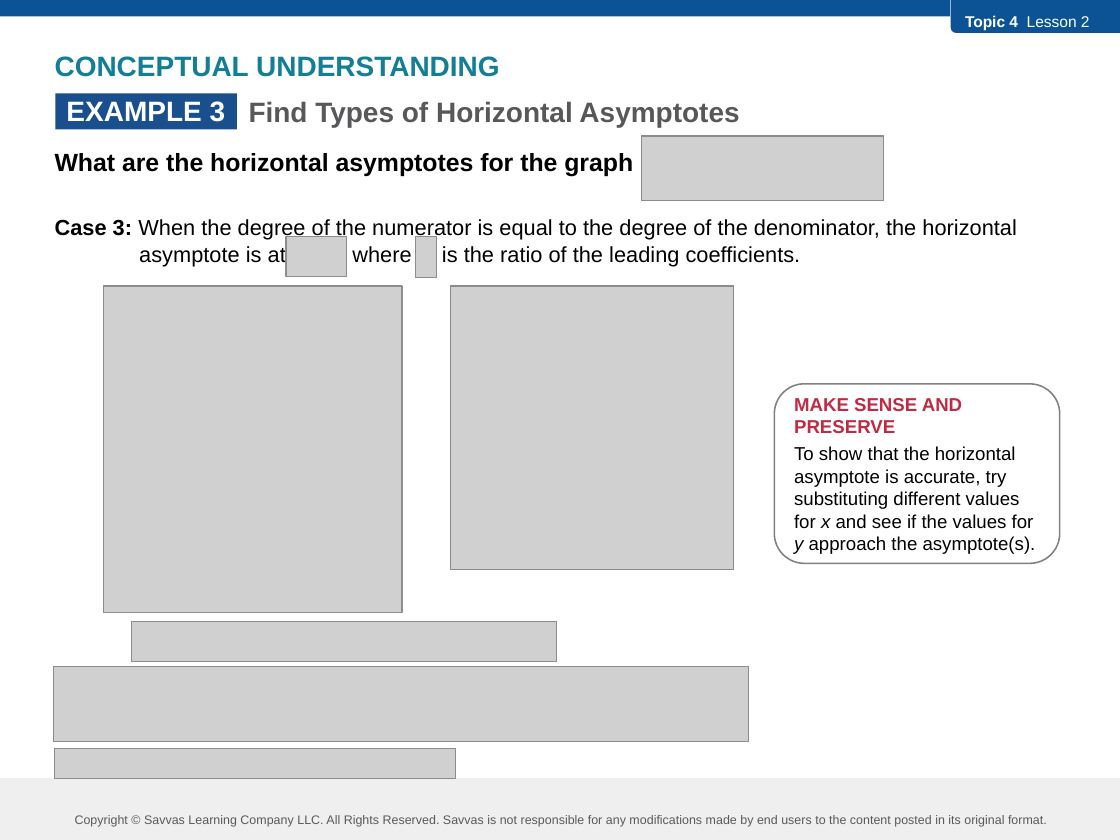
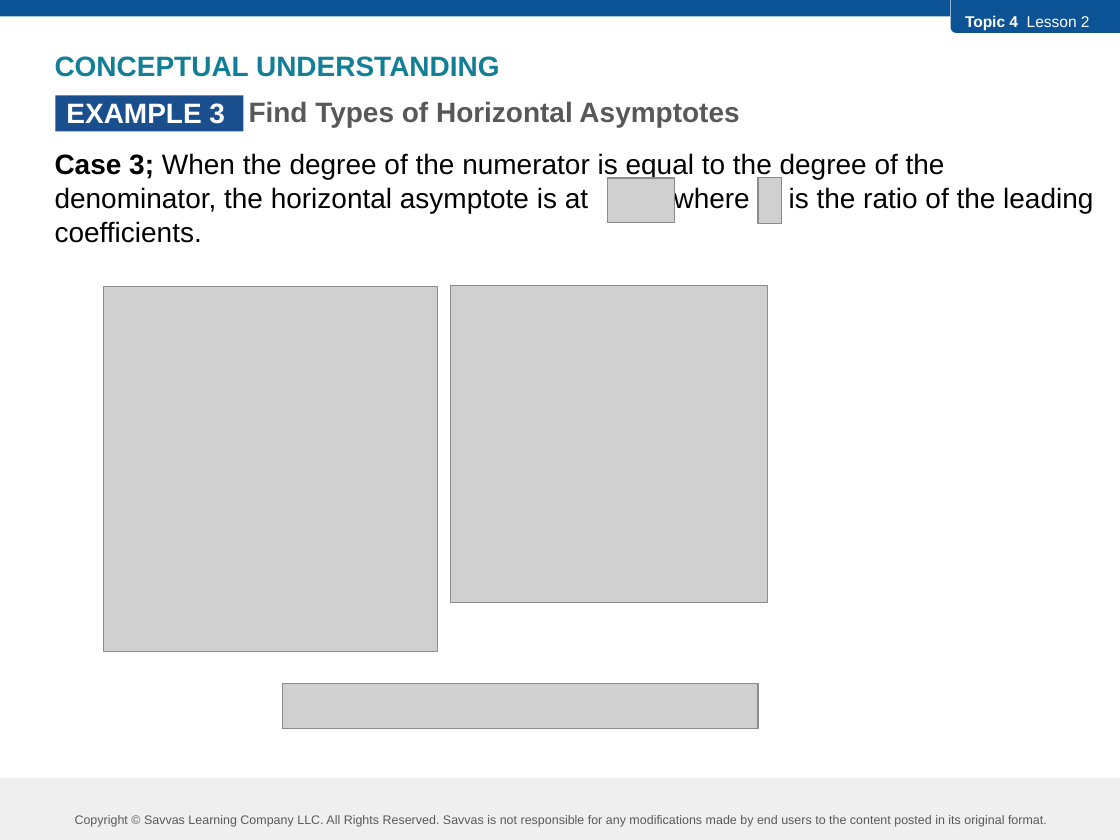
Before and after one commit to robjohncolson/feb25-25, a slide deck: slide 10 of l4-2.pptx (slide 8 before the commit). Drawn at 1120x840 pixels with LibreOffice and Linux fonts; fonts in the diff are those of the drawing; grey boxes stand for pictures. Boxes give left, top, right and bottom in pixels: in the first picture for what was removed or moved away, otherwise in the second. Text is boxed around its words. In the diff, an @@ line names an element or a change of style, - is before the commit and + after.

```diff
--- a/l4-2.pptx
+++ b/l4-2.pptx
@@ rectangle "EXAMPLE 3": place and size @@
-rectangle "EXAMPLE 3" at box(56, 93, 237, 129)
+rectangle "EXAMPLE 3" at box(56, 95, 244, 131)
@@ picture removed at box(642, 136, 884, 199) @@
@@ text at box(55, 153, 1093, 243): text changed; size 14 to 18 pt @@
-What are the horizontal asymptotes for the graph
-Case 3: When the degree of the numerator is equal to the degree of the denominator, the horizontal
-asymptote is at where is the ratio of the leading coefficients.
+Case 3; When the degree of the numerator is equal to the degree of the denominator, the horizontal asymptote is at where is the ratio of the leading coefficients.
@@ picture: place and size @@
-picture at box(286, 236, 346, 277)
+picture at box(607, 178, 674, 223)
@@ picture: place and size @@
-picture at box(416, 236, 437, 278)
+picture at box(758, 177, 782, 223)
@@ picture: place and size @@
-picture at box(104, 286, 402, 613)
+picture at box(104, 286, 438, 651)
@@ picture: place and size @@
-picture at box(450, 286, 734, 569)
+picture at box(450, 286, 767, 603)
@@ rounded rectangle removed at box(774, 384, 1060, 563) @@
-MAKE SENSE AND
-PRESERVE
-To show that the horizontal
-asymptote is accurate, try
-substituting different values
-for x and see if the values for
-y approach the asymptote(s).
@@ picture removed at box(54, 666, 749, 741) @@
@@ picture: place and size @@
-picture at box(132, 622, 558, 662)
+picture at box(282, 683, 758, 729)
@@ picture removed at box(55, 748, 456, 778) @@
```
Also in this commit, not shown: 8 other slides changed, 5 slides added, 10 slides removed, 5 other files.
